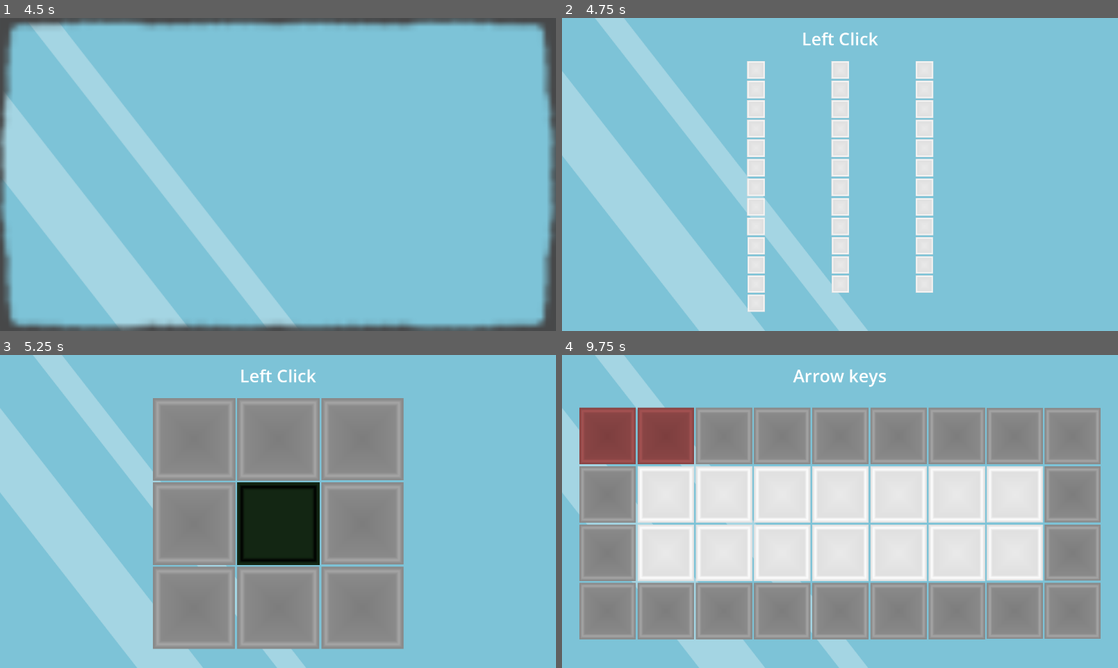
Above: before the commit, frames 1-4 (two rows, left to right).
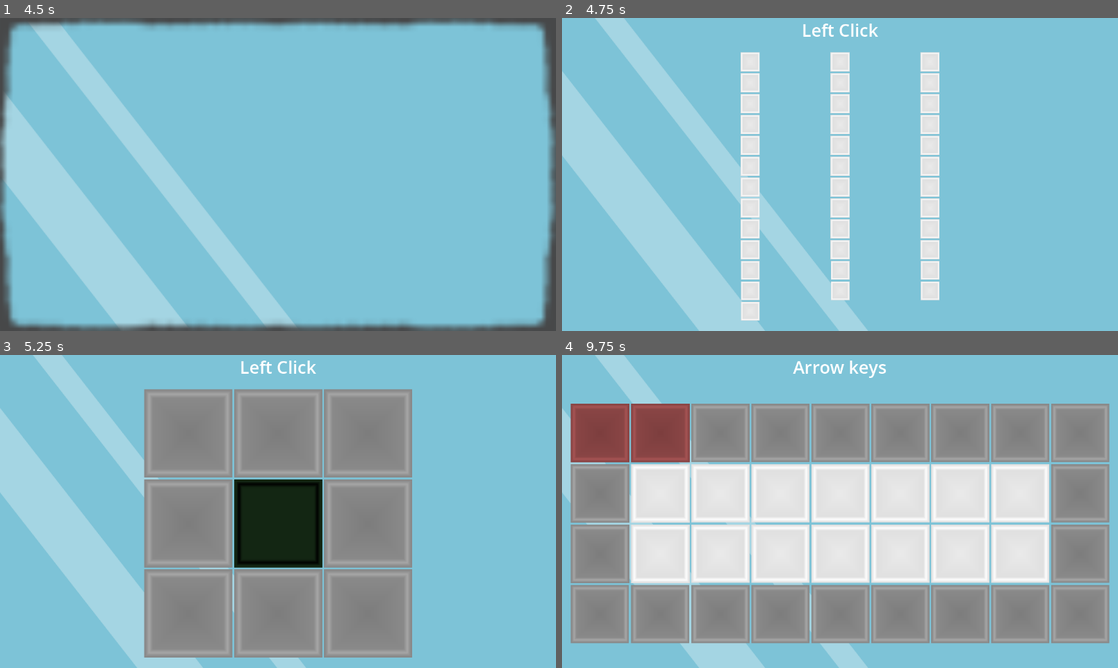
Above: after the commit, the same moments.

Repository: robotabc773/Brackeys2024.1
Game: Godot game, scene res://scenes/main_menu.tscn
The game is run twice, just before and just after one commit, with the same random seed, the same clock (stepped at 60 frames per second) and the same inputs.
Inputs (mouse positions are in pixels of both pictures, inside the frame that each line leads up to):
- Up to frame 1 (4.5 s): click "Play" at 0.5 s; tap Enter at 1.25 s; move the mouse to (400, 158) at 1.27 s; hold D 1.28-2.03 s; tap C at 1.35, 2.85, 4.35 s; click (400, 158) at 1.42 s; move the mouse to (166, 190) at 2.02 s; hold S 2.03-2.78 s; tap R at 2.1, 3.6 s; move the mouse to (333, 105) at 2.77 s; hold D 2.78-3.53 s; move the mouse to (250, 237) at 3.52 s; hold W 3.53-4.28 s; click (250, 237) at 3.67 s; move the mouse to (444, 221) at 4.27 s; hold A from 4.28 s (still down)
- Up to frame 2 (4.75 s): keep holding A
- Up to frame 3 (5.25 s): keep holding A; move the mouse to (278, 524) at 5.02 s; tap R at 5.1 s; click (278, 524) at 5.17 s
- Up to frame 4 (9.75 s): move the mouse to (867, 511) at 5.77 s; release A at 5.78 s; hold S 5.78-6.53 s; tap C at 5.85, 7.35, 8.85 s; click (867, 511) at 5.92 s; move the mouse to (756, 433) at 6.52 s; hold D 6.53-7.28 s; tap R at 6.6, 8.1, 9.6 s; move the mouse to (962, 495) at 7.27 s; hold W 7.28-8.03 s; move the mouse to (728, 527) at 8.02 s; hold D 8.03-8.78 s; click (728, 527) at 8.17 s; move the mouse to (895, 442) at 8.77 s; hold S 8.78-9.53 s; move the mouse to (812, 574) at 9.52 s; hold A from 9.53 s (still down)

Frame 1 is identical in both runs. In frame 2, 5.2% of the frame differs, in the area x 32-68%, y 1-97%; in frame 3, 9.2%; in frame 4, 14%, in the area x 1-99%, y 1-93%.

Commit message:
various cleanup, guess its done now

Diff:
--- a/scenes/level.tscn
+++ b/scenes/level.tscn
@@ -19,6 +19,10 @@
 theme_override_constants/margin_right = 20
 theme_override_constants/margin_bottom = 20
 script = ExtResource("1_6o8tb")
+
+[node name="TextureRect" type="TextureRect" parent="."]
+layout_mode = 2
+texture = ExtResource("4_mxg21")
 
 [node name="VBoxContainer" type="VBoxContainer" parent="."]
 layout_mode = 2
@@ -54,8 +58,3 @@
 layout_mode = 2
 size_flags_vertical = 8
 script = ExtResource("3_7b3wp")
-
-[node name="Sprite2D" type="Sprite2D" parent="."]
-z_index = -5
-position = Vector2(640, 360)
-texture = ExtResource("4_mxg21")
--- a/scenes/main_menu.tscn
+++ b/scenes/main_menu.tscn
@@ -10,6 +10,15 @@
 anchor_bottom = 1.0
 grow_horizontal = 2
 grow_vertical = 2
+
+[node name="TextureRect" type="TextureRect" parent="."]
+layout_mode = 1
+anchors_preset = 15
+anchor_right = 1.0
+anchor_bottom = 1.0
+grow_horizontal = 2
+grow_vertical = 2
+texture = ExtResource("2_fw6y5")
 
 [node name="RichTextLabel" type="RichTextLabel" parent="."]
 layout_mode = 1
@@ -53,11 +62,6 @@
 layout_mode = 2
 text = "Credits"
 
-[node name="Sprite2D" type="Sprite2D" parent="."]
-z_index = -5
-position = Vector2(640, 360)
-texture = ExtResource("2_fw6y5")
-
 [connection signal="pressed" from="MarginContainer/VBoxContainer/Play" to="MarginContainer/VBoxContainer" method="_on_play_pressed"]
 [connection signal="pressed" from="MarginContainer/VBoxContainer/Exit" to="MarginContainer/VBoxContainer" method="_on_exit_pressed"]
 [connection signal="pressed" from="MarginContainer/VBoxContainer/Credits" to="MarginContainer/VBoxContainer" method="_on_credits_pressed"]
--- /dev/null
+++ b/scenes/victory.tscn
@@ -0,0 +1,36 @@
+[gd_scene load_steps=3 format=3 uid="uid://knevsg85ogo1"]
+
+[ext_resource type="Texture2D" uid="uid://ckm1tnqjmlmys" path="res://sprites/background.png" id="1_efmh4"]
+
+[sub_resource type="LabelSettings" id="LabelSettings_paa7h"]
+font_size = 146
+font_color = Color(0, 0, 0, 1)
+
+[node name="Victory" type="Control"]
+layout_mode = 3
+anchors_preset = 15
+anchor_right = 1.0
+anchor_bottom = 1.0
+grow_horizontal = 2
+grow_vertical = 2
+
+[node name="TextureRect" type="TextureRect" parent="."]
+layout_mode = 1
+anchors_preset = 15
+anchor_right = 1.0
+anchor_bottom = 1.0
+grow_horizontal = 2
+grow_vertical = 2
+texture = ExtResource("1_efmh4")
+
+[node name="Label" type="Label" parent="."]
+layout_mode = 1
+anchors_preset = 15
+anchor_right = 1.0
+anchor_bottom = 1.0
+grow_horizontal = 2
+grow_vertical = 2
+text = "Victory!"
+label_settings = SubResource("LabelSettings_paa7h")
+horizontal_alignment = 1
+vertical_alignment = 1
--- a/scripts/level_loader.gd
+++ b/scripts/level_loader.gd
@@ -30,7 +30,7 @@
 	Level.new("Flipping", [stamp_pair], Grid.from_json('{"num_cols":6,"num_rows":6,"states":[2,2,2,2,2,2,2,0,0,0,0,2,2,2,0,2,0,2,2,0,0,0,0,2,2,2,0,2,0,2,2,2,2,2,2,2]}')),
 	#Level.new("Multiple stamps!", [stamp_T, stamp_J], Grid.from_json('{"num_cols":4,"num_rows":4,"states":[0,0,0,0,2,0,2,0,2,0,0,0,0,0,0,2]}')),
 	Level.new("Rectangle", [stamp_three], Grid.from_json('{"num_cols":10,"num_rows":5,"states":[2,2,2,2,2,2,2,2,2,2,2,0,0,0,0,0,0,0,0,2,2,0,2,2,2,2,2,2,0,2,2,0,0,0,0,0,0,0,0,2,2,2,2,2,2,2,2,2,2,2]}')),
-	Level.new("Cancellation", [stamp_three, stamp_I], Grid.from_json('{"num_cols":9,"num_rows":5,"states":[2,2,2,2,2,2,2,2,2,2,0,0,0,0,0,0,0,2,2,0,2,2,2,2,2,0,2,2,0,0,0,0,0,0,0,2,2,2,2,2,2,2,2,2,2]}')),
+	Level.new("Those bottom left buttons switch stamps", [stamp_three, stamp_I], Grid.from_json('{"num_cols":9,"num_rows":5,"states":[2,2,2,2,2,2,2,2,2,2,0,0,0,0,0,0,0,2,2,0,2,2,2,2,2,0,2,2,0,0,0,0,0,0,0,2,2,2,2,2,2,2,2,2,2]}')),
 	Level.new("A=B", [stamp_pair, stamp_three], Grid.from_json('{"num_cols":9,"num_rows":12,"states":[2,2,2,2,2,2,2,2,2,2, …(201 unchanged characters)…
 	Level.new("Long Distance", [stamp_long_distance, stamp_corners], Grid.from_json('{"num_cols":7,"num_rows":7,"states":[2,2,2,2,2,2,2,2,0,0,2,0,0,2,2,0,0,2,0,0,2,2,2,2,2,2,2,2,2,0,0,2,0,0,2,2,0,0,2,0,0,2,2,2,2,2,2,2,2]}')),
 	Level.new("Short Distance", [stamp_short_distance], Grid.from_json('{"num_cols":10,"num_rows":6,"states":[2,2,2,2,2,2,2,2,2,2,2,2,0,0,0,2,0,2,0,2,2,0,0,0,2,0,0,0,2,2,2,0,0,0,2,0,0,0,0,2,2,0,2,2,0,0,0,0,0,2,2,2,2,2,2,2,2,2,2,2]}')),
@@ -94,3 +94,5 @@
 	if LevelNum.num < levels.size() - 1:
 		LevelNum.num += 1
 		get_tree().change_scene_to_file(transition)
+	else:
+		get_tree().change_scene_to_file("res://scenes/victory.tscn")
Not shown: 1 places in scenes/level.tscn that only renumber resources
Not shown: 1 places in scenes/transition-ani.tscn that only renumber resources
